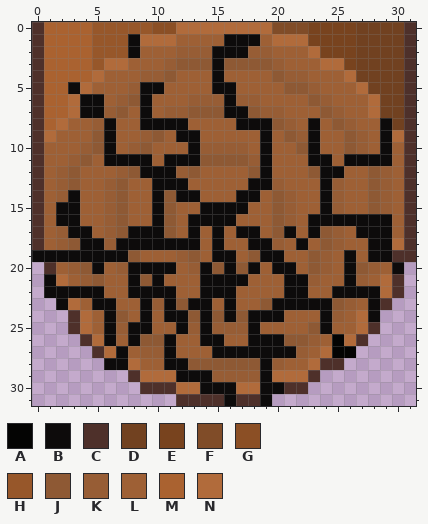
Two states of a pixel-art sprite, Assets/Animations/Logs/log_front4.png. That is the earlier state.
The file is 32x32 pixels.
Palette (. is transparent): A #040403  B #0d0b0b  C #4e302a  D #714120  E #78431e  F #804c28  G #8b4f25  H #97572a  J #8e5934  K #975d35  L #9e6035  M #aa6230  N #b16b3b
After the commit:
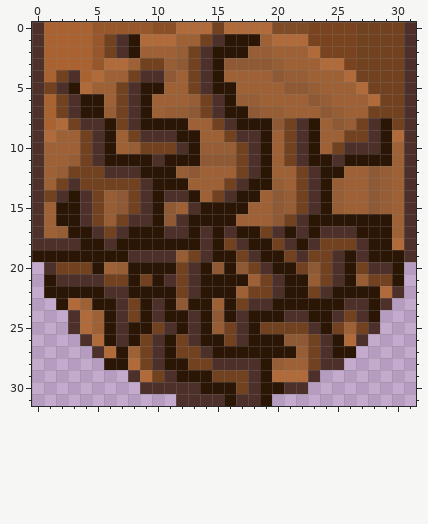
From the commit log: Added drift to the bobber depending on the knots_speed and updated the log cracked images to make them more 3D
What changed:
@@ palette @@
-B #0d0b0b
+B #2b1505
@@ x 0..31 @@
- 0 CMMMMHHHHHGGNNNNNNNNFFFEEEEDDDDC
- 1 CMMMMHHHBNNNLLLLBBBLNNNEEEEDDDDC
- 2 CMMMMHHHBLLLKKKBBBKKLLLNEEEDDDDC
- 3 CMMMMHNNLLLKJJJBJJJJKLLLNNEDDDDC
- 4 CMMMMNLLLKKJLLLBLLLLJKKLLLNDDDDC
- 5 CMMBNLLLKBBLLLLBBLLLLJJKLLLNDDDC
- 6 CMMNBBLKJBLLLKKKBKKLLLLJKLLLNDDC
- 7 CMMNBBKJLBLKKJJJBBJKKLLLJKLLNDDC
- 8 CMNLLKBLLBBBBLLLLBBBJKLBLJKLLBDC
- 9 CNLLLJBLLKJLBBLLLLLBLJKBLLJKLBNC
-10 CLLLKJBLKJLLLBKKKKLBLLJBLLJKLBLC
-11 CLLKJLBBBBLBBBJJJJKBLLLBBLBBBBLC
-12 CLKJLLLKJBBBKJLLLLJBLLLJBBLLJKLC
-13 CLKJLLKJLLBBBLLLLLBBKLLLBKLLJKLC
-14 CLKBLLKJLLBJBBLLLBBLJKLLBKLLJKLC
-15 CLBBLLKJLLBJLLBBBBLLJKLLBKLLJKLC
-16 CLBBLLKJLLBJLBBBBLLLJKLBBBBBBBLC
-17 CLKBBLKJBBBJLBLBLBBLJBLBJKLBBBLC
-18 CLKJBBKBBBBBBBLBLLBBKLBLJKLLBBNC
-19 BBBBBBBBJLLLKJLBBLJBBLLJKLBLBBCC
-20 .CLKJBLKBBBBLKBJBJBLBBLJKLBJKLB.
-21 .BNLKJLLBJBLLLBBBBLLLBBKLLBKLNC.
-22 .BBBBBLLBBBBLLBBBLLLLBBLLBBBBNC.
-23 ..BNLBBLLBKBJBBLBLLJBBBBBJKLBC..
-24 ...CNLBJLBLBBJBJBJBBBLLLBKLNB...
-25 ...CNLBKBBLLBKBKKKBLLLLJBLLNC...
-26 ....CNBLBJJBLLBBLLBBBJJKLANC....
-27 .....CNBLKKBLLLBBBBBBBKLNAA.....
-28 ......BBNLLBBJJJJJJBKLLNCC......
-29 ........CNNNBBBKKKKBNNNC........
-30 .........CCCNNBBBNNBBCC.........
+ 0 CMMMMHHHHHGGNNNDNNNNFFFEEEEDDDDC
+ 1 CMMMMHDCBNNNLLDCBBBLNNNEEEEDDDDC
+ 2 CMMMMHDCBLLLKDCBBBKKLLLNEEEDDDDC
+ 3 CMMMMHNNLDDKJDCBJJJJKLLLNNEDDDDC
+ 4 CMDCMNLLDCCJLDCBLLLLJKKLLLNDDDDC
+ 5 CDCBNLLDCBBLLDCBBLLLLJJKLLLNDDDC
+ 6 CMDCBBLDCBLLLKDCBKKLLLLJKLLLNDDC
+ 7 CMDCBBKDCBLKKJDCBBJKKLLLJKLLDDDC
+ 8 CMNDCCBDCBBBBLLDCBBBJDCBLJKDCBDC
+ 9 CNLLDCBLDCCCBBLLDCCBLDCBLLDDCBNC
+10 CLLLDCBLKDDDCBKKKDCBLDCBLDCCCBLC
+11 CLLKDCBBBBCBBBJJJDCBLDCBBCBBBBLC
+12 CLKDDDCCCBBBKJLLLDCBLLDCBBLLJKLC
+13 CLDCDDDDDCBBBLLLDCBBKLDCBKLLJKLC
+14 CDCBCDKJDCBCCBLDCBBLJKDCBKLLJKLC
+15 CLBBCDKJDCBJLCBBBBLLJKDCBKLLJKLC
+16 CLBBCDKDCCBJCBBBBLLLJDCBBBBBBBLC
+17 CLKBBCDCBBBCCBCBCBBDCBCBCCCBBBLC
+18 CCCCBBCBBBBBBBCBDCBBDCBCDDDCBBNC
+19 BBBBBBBBCCCCKDCBBDCBBDCDDCBCBBBC
+20 .CDDDBLKBBBBDCBJBJDCBBDJDCBDCCB.
+21 .BCCCCDDBDBCDCBBBBLDCBBKDCBKDDB.
+22 .BBBBBCCBBBBDCBBBLDDCBBDCBBBBNC.
+23 ..BNLBBCDBCBJBBLBDCCBBBBBBCCBC..
+24 ...CNLBCDBCBBCBJBCBBBCCBBCDCB...
+25 ...CNLBCBBDCBCBKDCBDDDDCBDLDC...
+26 ....CNBCBDCBDCBBDCBBBJJDCBNC....
+27 .....CNBLDCBDDCBBBBBBBKDCBB.....
+28 ......BBNDCBBDDCCCCBKLLDCC......
+29 ........CNDCBBBDDDCBNNNC........
+30 .........CCCCCBBBDCBBCC.........
 31 ............CCCCBCCB............
